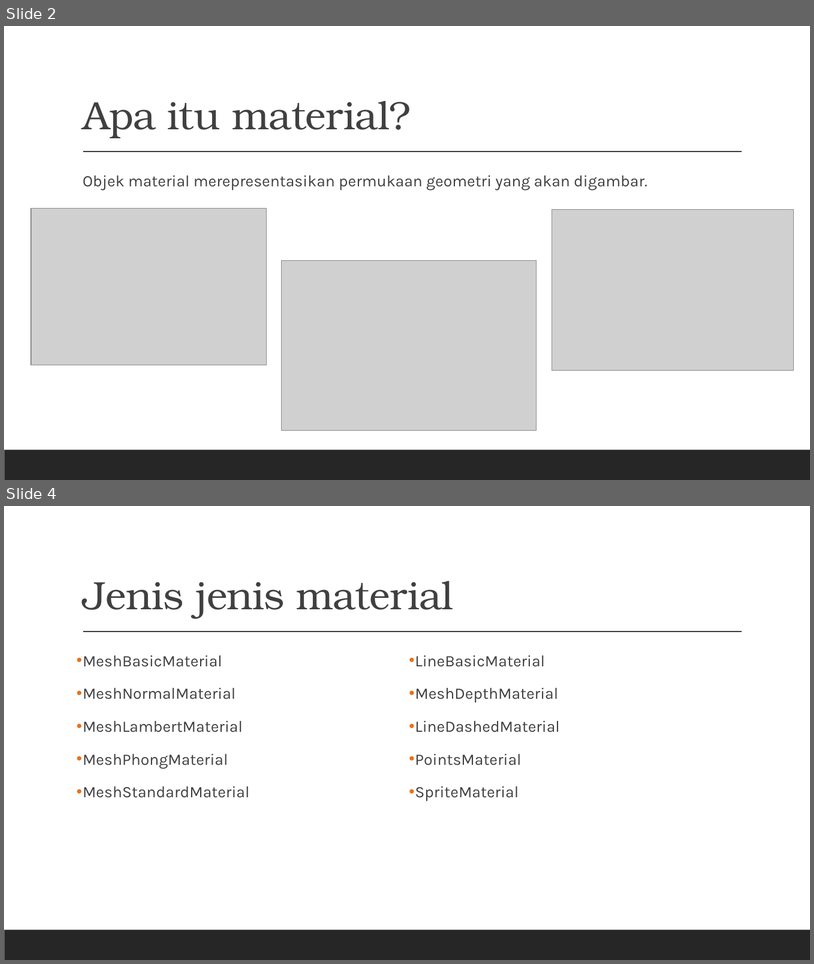
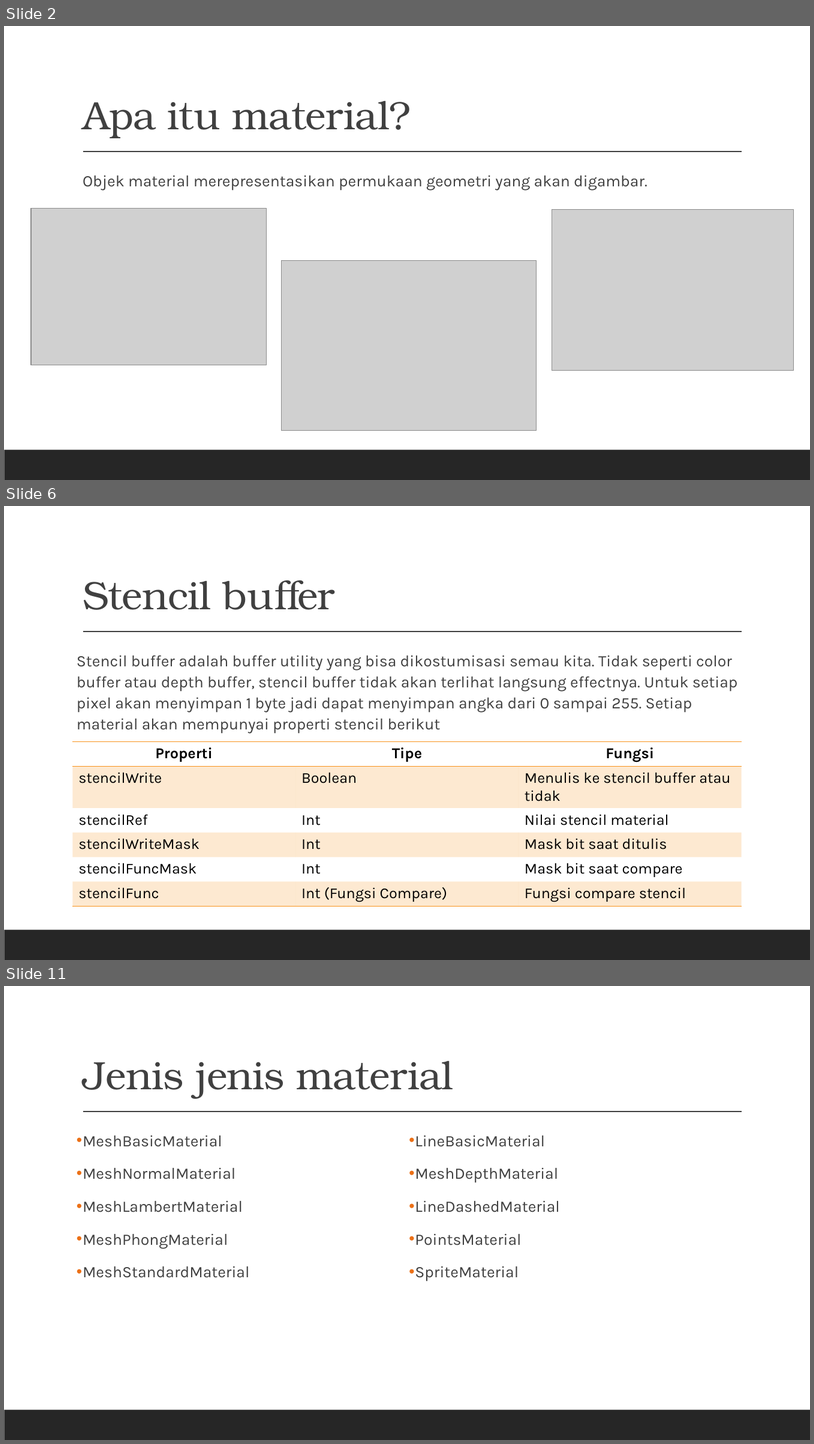
Before and after one commit to grafkom-2020/presentasi-threejs-grafkom-gang, a slide deck: documents/MATERIAL.pptx. Shown one above the other, each under a label of ours: slides 2 and 4 before the commit, slides 2, 6 and 11 after it; the slides between them are not shown. The pictures are 814x964 and 814x1444 pixels, drawn with LibreOffice and Linux fonts; fonts in the diff are those of the drawing; grey boxes stand for pictures. Boxes give left, top, right and bottom in pixels: in the first picture for what was removed or moved away, otherwise in the second. Text is boxed around its words. In the diff, an @@ line names an element or a change of style, - is before the commit and + after.

```diff
--- a/documents/MATERIAL.pptx
+++ b/documents/MATERIAL.pptx
@@ slide 6 added at [4,506,810,960], background #FFFFFF; not listed: 2 template elements that a slide beside it also shows @@
@@ title added at [83,580,335,610], 47 pt, text #404040 @@
+Stencil buffer
@@ text added at [77,655,738,733], 19 pt, text #404040 @@
+Stencil buffer adalah buffer utility yang bisa dikostumisasi semau kita. Tidak seperti color buffer atau depth buffer, stencil buffer tidak akan terlihat langsung effectnya. Untuk setiap pixel akan menyimpan 1 byte jadi dapat menyimpan angka dari 0 sampai 255. Setiap material akan mempunyai properti stencil berikut
@@ table added at [72,742,742,907], 6 rows, 3 columns @@
+Properti | Tipe | Fungsi
+stencilWrite | Boolean | Menulis ke stencil buffer atau tidak
+stencilRef | Int | Nilai stencil material
+stencilWriteMask | Int | Mask bit saat ditulis
+stencilFuncMask | Int | Mask bit saat compare
+stencilFunc | Int (Fungsi Compare) | Fungsi compare stencil
@@ what was slide 4 is now slide 11 @@
```
Also in this commit, not shown: 7 other slides added, 1 slide removed, 18 other files.
